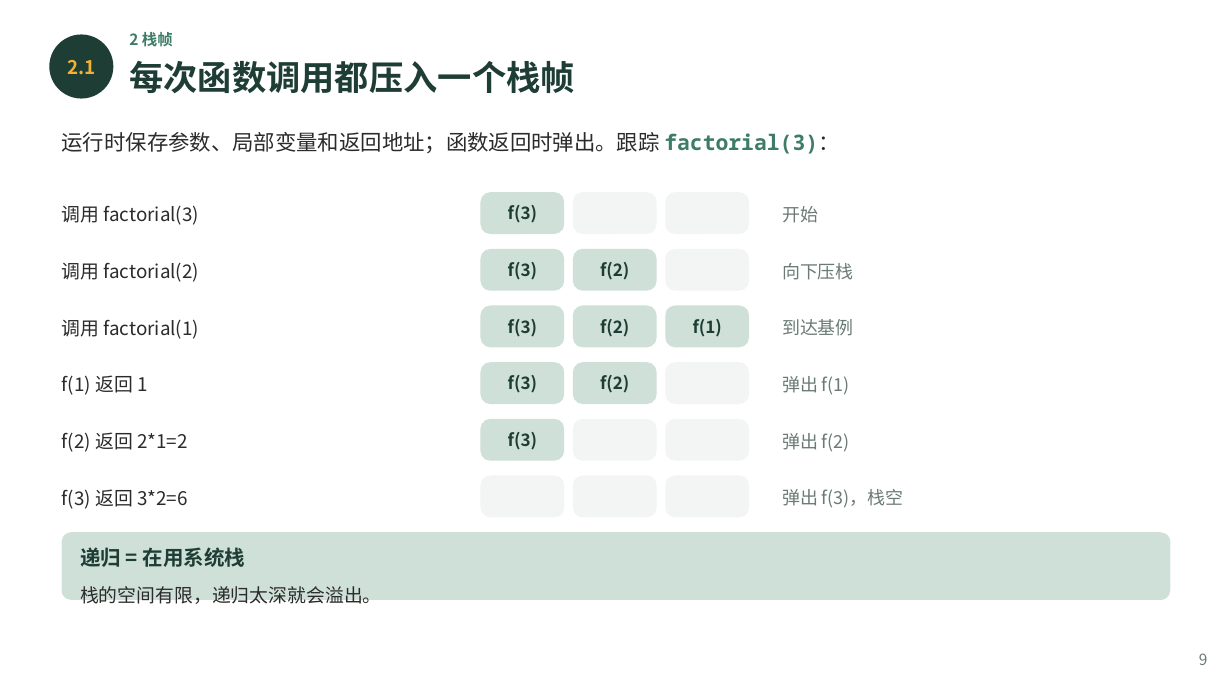
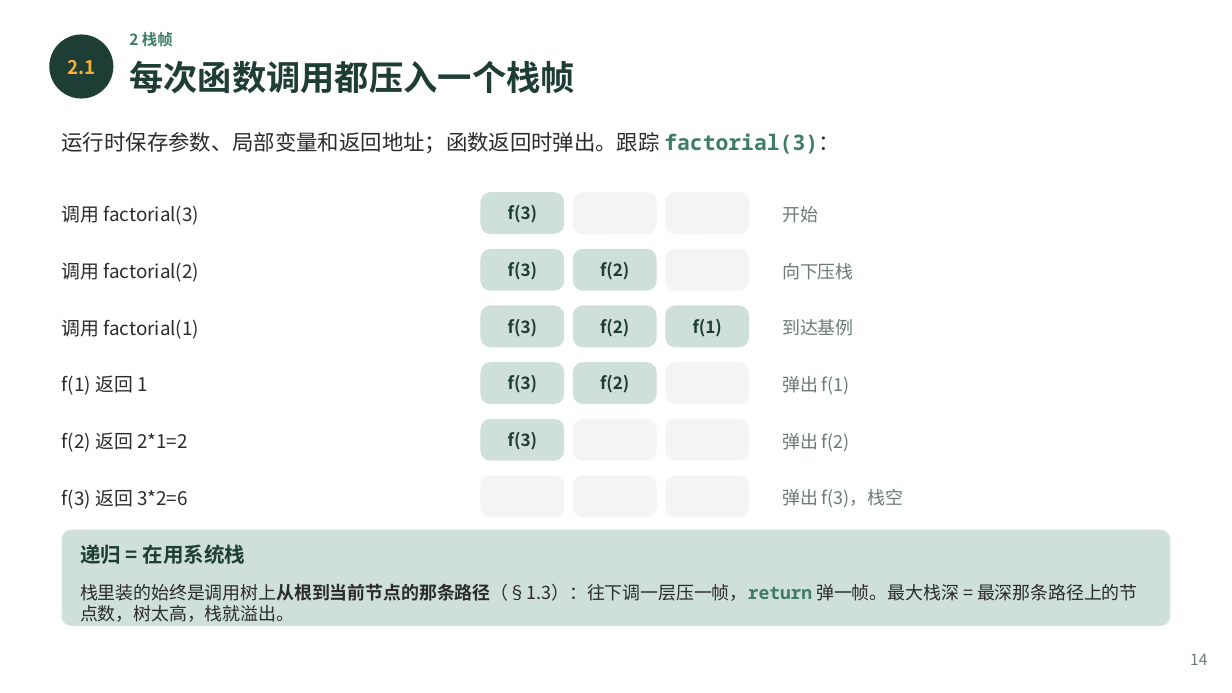
Before and after one commit to pangyouwei/2026fall-cs101, a slide deck: slide 14 of 课件/202610_ADS_W08_Recursion.pptx (slide 9 before the commit). Drawn at 1232x693 pixels with LibreOffice and Linux fonts; fonts in the diff are those of the drawing. Boxes give left, top, right and bottom in pixels: in the first picture for what was removed or moved away, otherwise in the second. Text is boxed around its words. In the diff, an @@ line names an element or a change of style, - is before the commit and + after.

```diff
--- a/课件/202610_ADS_W08_Recursion.pptx
+++ b/课件/202610_ADS_W08_Recursion.pptx
@@ rounded rectangle: place and size @@
-rounded rectangle at <box>62,532,1170,600</box>
+rounded rectangle at <box>62,530,1170,626</box>
@@ rounded rectangle at <box>62,530,1170,626</box>: proportions changed @@
@@ text at <box>80,583,1138,622</box>: text changed; size 11 to 10.5 pt @@
-栈的空间有限，递归太深就会溢出。
+栈里装的始终是调用树上从根到当前节点的那条路径（§1.3）：往下调一层压一帧，return 弹一帧。最大栈深 = 最深那条路径上的节点数，树太高，栈就溢出。
@@ text at <box>1190,653,1207,665</box>: text changed @@
-9
+14
```
Also in this commit, not shown: 35 other slides changed, 4 slides added, 12 other files.
